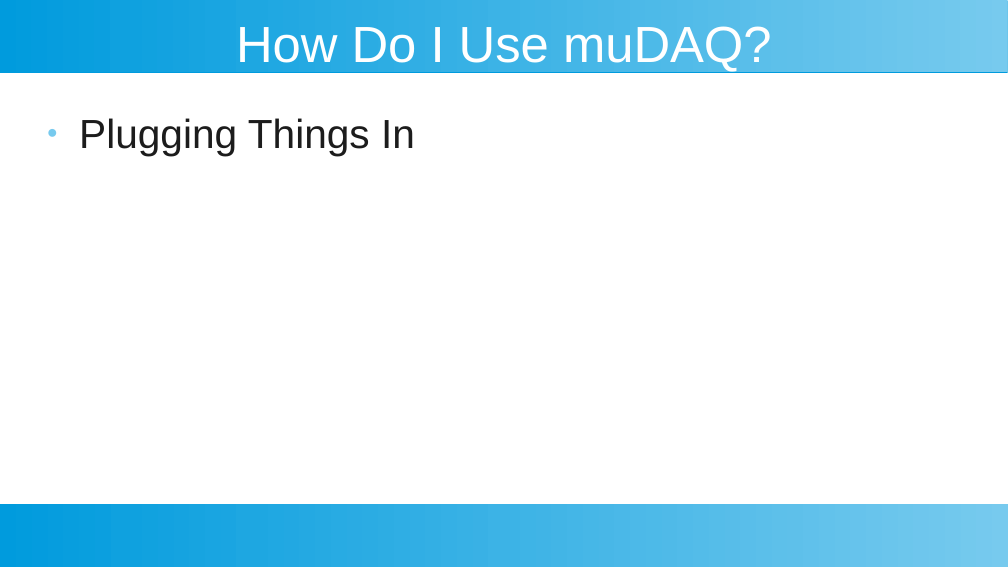
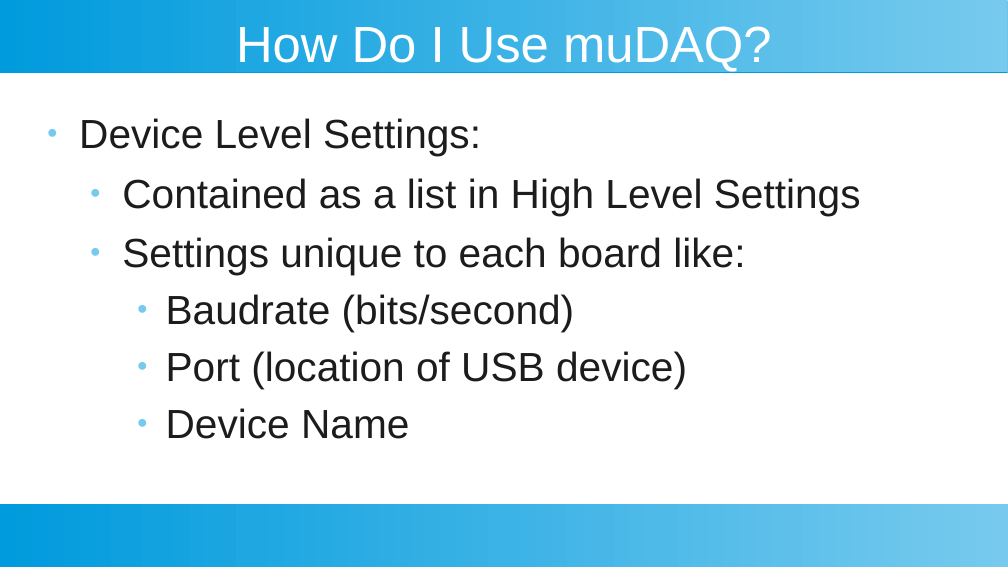
Before and after one commit to StellarRemnants/muDAQ, a slide deck: slide 22 of Presentation_2022-10-07.odp (slide 14 before the commit). Drawn at 1008x567 pixels with LibreOffice and Linux fonts; fonts in the diff are those of the drawing. Boxes give left, top, right and bottom in pixels: in the first picture for what was removed or moved away, otherwise in the second. Text is boxed around its words. In the diff, an @@ line names an element or a change of style, - is before the commit and + after.

```diff
--- a/Presentation_2022-10-07.odp
+++ b/Presentation_2022-10-07.odp
@@ text at (x1=79, y1=118, x2=861, y2=439): text changed @@
-● Plugging Things In
+● Device Level Settings:
+  ● Contained as a list in High Level Settings
+  ● Settings unique to each board like:
+    ● Baudrate (bits/second)
+    ● Port (location of USB device)
+    ● Device Name
```
Also in this commit, not shown: 10 other slides changed, 9 slides added, 4 other files.
